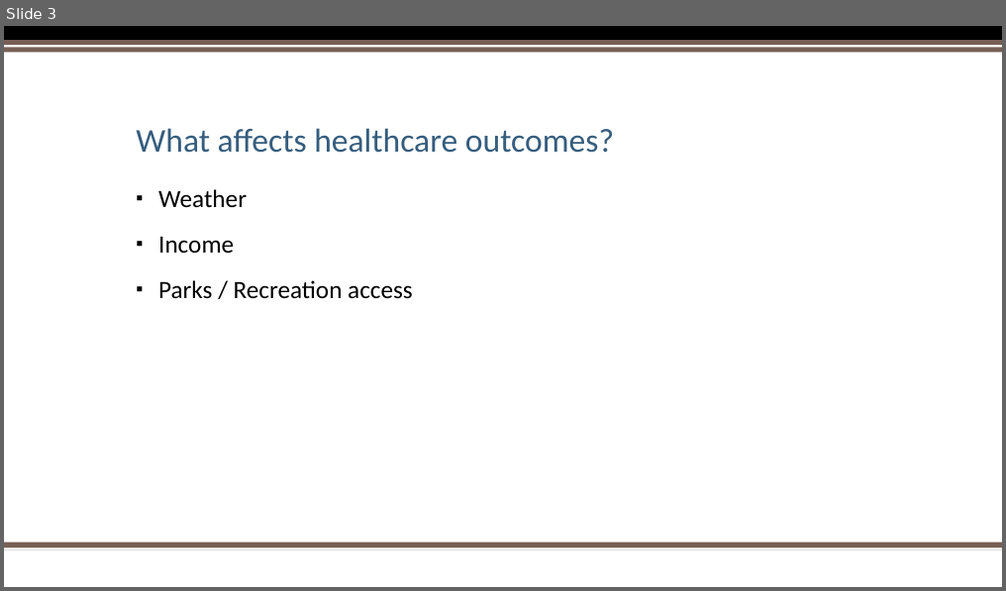
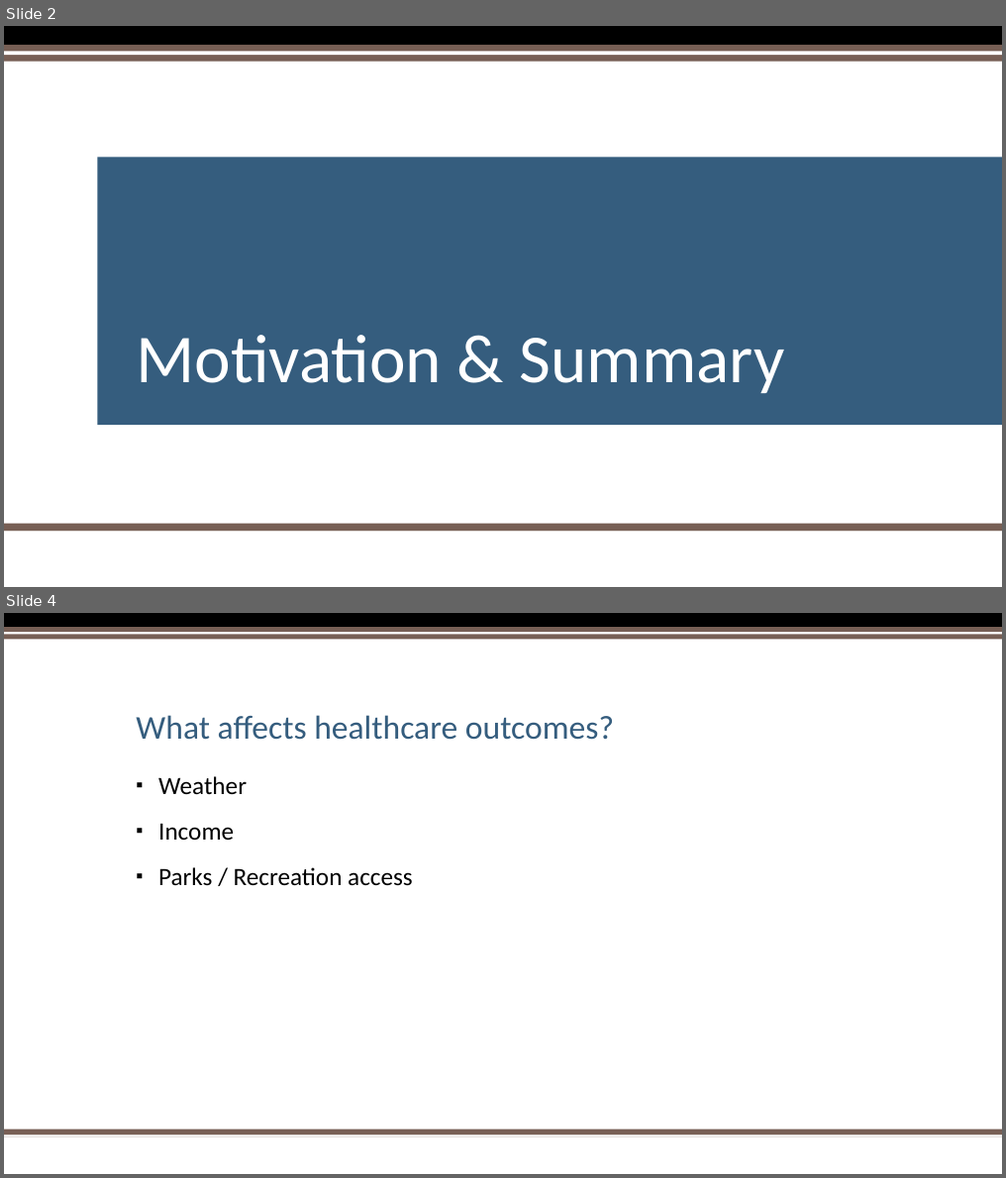
Before and after one commit to hbielser/FourLoopers.CityProject1, a slide deck: Project One PowerPoint Presentation 2.pptx. Shown one above the other, each under a label of ours: slide 3 before the commit, slides 2 and 4 after it; the slides between them are not shown. The pictures are 1006x591 and 1006x1178 pixels, drawn with LibreOffice and Linux fonts; fonts in the diff are those of the drawing; background and template pictures are left out. Boxes give left, top, right and bottom in pixels: in the first picture for what was removed or moved away, otherwise in the second. Text is boxed around its words. In the diff, an @@ line names an element or a change of style, - is before the commit and + after.

```diff
--- a/Project One PowerPoint Presentation 2.pptx
+++ b/Project One PowerPoint Presentation 2.pptx
@@ slide 2 added at [4,26,1002,587], background #FFFFFF @@
@@ rectangle added at [4,26,1002,45], fill #000000 @@
@@ rectangle added at [4,45,1002,62], fill #775F55 @@
@@ rectangle added at [4,52,1002,55], fill #FFFFFF @@
@@ rectangle added at [98,157,1002,425], fill #355D7E @@
@@ title added at [136,335,785,393], 66 pt, text #FFFFFF @@
+Motivation & Summary
@@ rectangle added at [4,524,1002,532], fill #775F55 @@
@@ rectangle added at [4,531,1002,534], fill #FFFFFF @@
@@ what was slide 3 is now slide 4 @@
```
Also in this commit, not shown: 2 slides changed, 8 other slides added, 3 slides removed, 17 other files.
